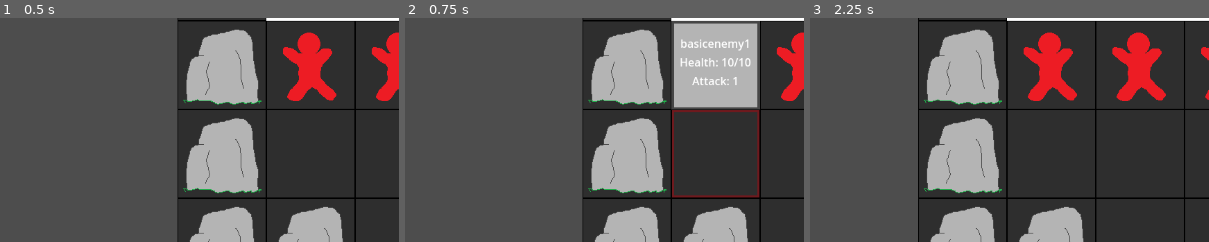
Above: before the commit, frames 1-3 (left to right).
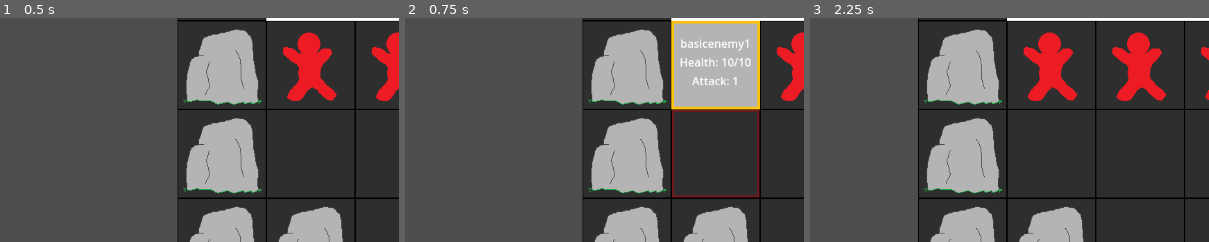
Above: after the commit, the same moments.

Repository: Wayl123/CardPuzzleGame
Game: Godot game, scene res://scene/test_map.tscn
The game is run twice, just before and just after one commit, with the same random seed, the same clock (stepped at 60 frames per second) and the same inputs.
Inputs (mouse positions are % of the whole screen's width and height, from its top left):
- Up to frame 1 (0.5 s): no input
- Up to frame 2 (0.75 s): click (39, 10) at 0.52 s
- Up to frame 3 (2.25 s): click (39, 30) at 1.27 s; tap Enter at 2 s; move the mouse to (72, 45) at 2.02 s; press the mouse at (72, 45) at 2.03 s; hold D (RightButton) from 2.03 s (still down)
The pictures show only the part of the screen within x 0-50%, y 0-50%; the shares and areas given below are measured in that part.

Frame 1 is identical in both runs. In frame 2, 1.2% of the frame differs, in the area x 66-89%, y 1-42%; in frame 3, nothing differs.

Commit message:
Add selected node border #2

Diff:
--- /dev/null
+++ b/scene/selected.tscn
@@ -0,0 +1,7 @@
+[gd_scene load_steps=2 format=3 uid="uid://bqjfwefqtc4t3"]
+
+[ext_resource type="Texture2D" uid="uid://dsj7122volnxr" path="res://image/selected.png" id="1_a2djh"]
+
+[node name="Selected" type="Sprite2D"]
+position = Vector2(64, 64)
+texture = ExtResource("1_a2djh")
--- a/scripts/Enemy.gd
+++ b/scripts/Enemy.gd
@@ -5,6 +5,7 @@
 var HOVERTOOLTIP = preload("res://scene/hover_tooltip.tscn")
 var INFOBOX = preload("res://scene/info_box.tscn")
 var RANGE = preload("res://scene/attack_range.tscn")
+var SELECTED = preload("res://scene/selected.tscn")
 var data = {}
 
 func _ready():
@@ -27,6 +28,7 @@
 		get_parent().add_child(infoBox)
 
 		_populate_info_box()
+		_select_node()
 		_range_display()
 
 func _on_mouse_entered():
@@ -76,6 +78,11 @@
 					attackRange.set_position(targetPos)
 					get_parent().add_child(attackRange)
 
+func _select_node():
+	if not has_node("../Selected"):
+		var selected = SELECTED.instantiate()
+		get_parent().add_child(selected)
+
 func _populate_hover_tooltip():
 	if has_node("HoverTooltip"):
 		get_node("HoverTooltip/TooltipItems/Name").set_text(data["name"])
--- a/scripts/InfoBox.gd
+++ b/scripts/InfoBox.gd
@@ -9,6 +9,8 @@
 	if not Rect2(Vector2(), size).has_point(get_local_mouse_position()) and Input.is_action_just_pressed("LeftMouse"):
 		if has_node("../Range"):
 			get_node("../Range").queue_free()
+		if has_node("../Selected"):
+			get_node("../Selected").queue_free()
 		queue_free()
 
 	if Input.is_action_pressed("LeftMouse"):
Binary file added: image/selected.png
Not shown, added: image/selected.png.import
